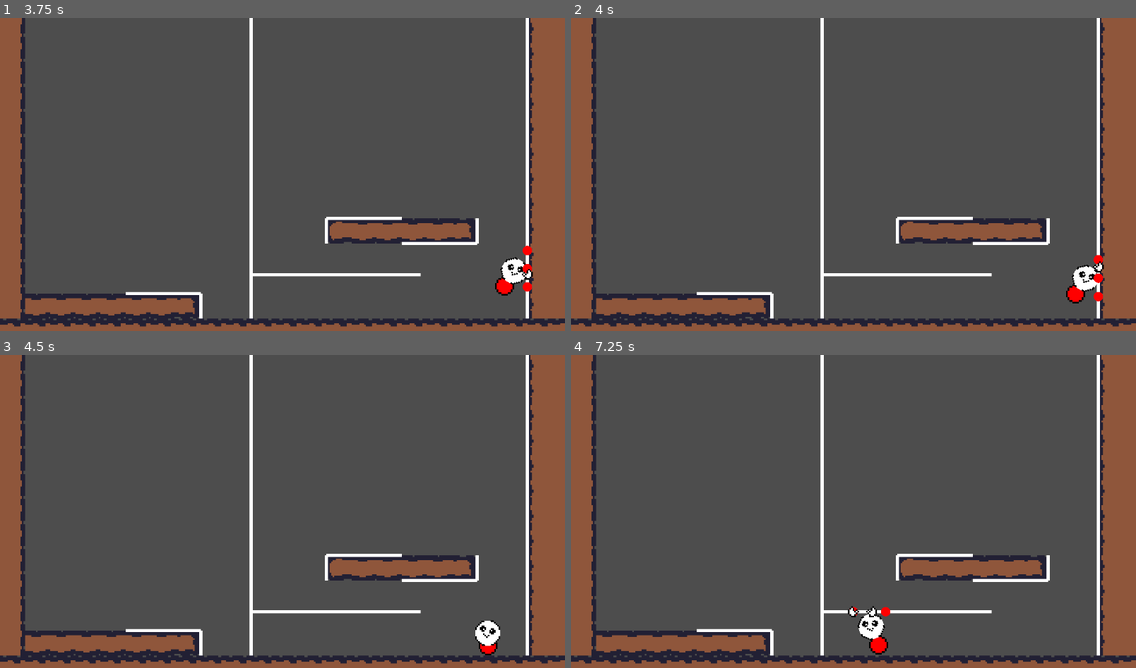
Above: before the commit, frames 1-4 (two rows, left to right).
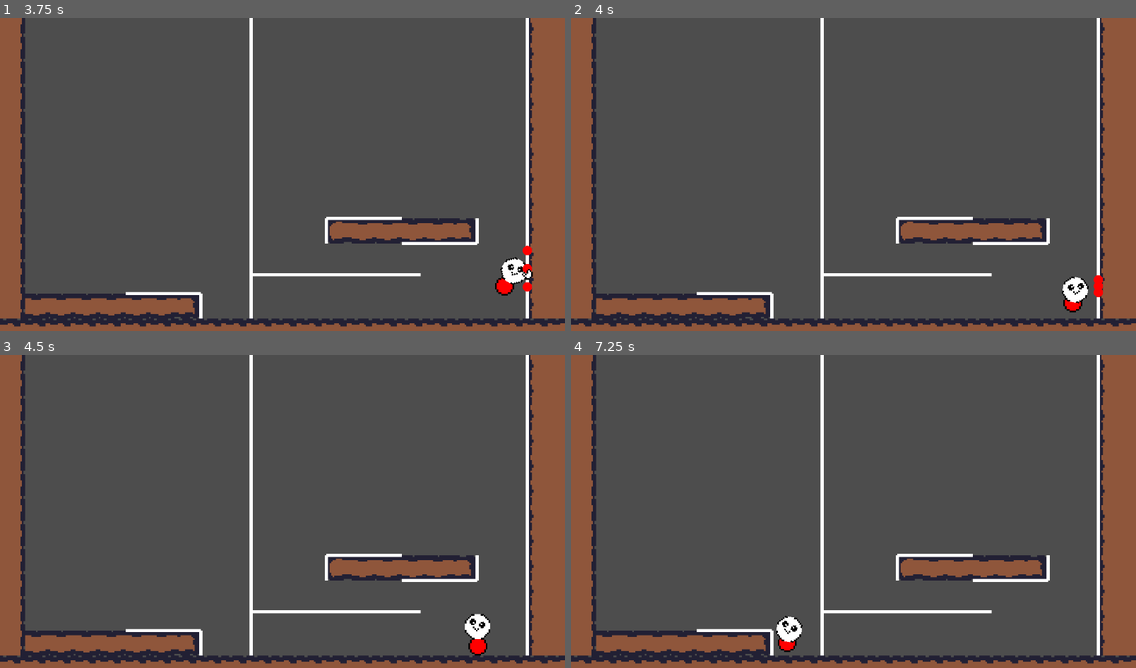
Above: after the commit, the same moments.

Repository: Victor-Boone/climbclimb
Game: Godot game, scene res://scenes/main.tscn
Two runs of this game, one before a commit and one after it. Both use one fixed random seed, a clock stepped at 60 frames per second and the inputs below.
Inputs:
- Up to frame 1 (3.75 s): hold Shift (climb) 0.53-1.28 s; hold D (move_right) 0.53-2.03 s; tap Space (jump) at 0.77, 1.52, 3.02, 3.5 s; tap Enter at 1.25 s; tap Shift (climb) at 1.35, 2.85 s; hold A (move_left) 2.03-2.78 s; hold Shift (climb) 2.03-2.78 s; hold D (move_right) from 2.78 s (still down); hold Shift (climb) from 3.53 s (still down)
- Up to frame 2 (4 s): keep holding D (move_right); keep holding Shift (climb); tap Space (jump) at 3.77 s
- Up to frame 3 (4.5 s): release D (move_right) at 4.28 s; release Shift (climb) at 4.28 s; hold A (move_left) from 4.28 s (still down); tap Shift (climb) at 4.35 s
- Up to frame 4 (7.25 s): tap Space (jump) at 4.52, 6.02, 6.77 s; release A (move_left) at 5.03 s; hold D (move_right) 5.03-5.78 s; hold Shift (climb) 5.03-5.78 s; hold A (move_left) from 5.78 s (still down); tap Shift (climb) at 5.85 s; hold Shift (climb) from 6.53 s (still down)

Frame 1 is identical in both runs. In frame 2, 0.7% of the frame differs, in the area x 86-95%, y 75-95%; in frame 3, 0.6%; in frame 4, 1.0%, in the area x 36-57%, y 80-96%.

Commit message:
Setup throw timer to zero when player release climbing button

Diff:
--- a/scripts/slimecat.gd
+++ b/scripts/slimecat.gd
@@ -3,7 +3,7 @@
 
 @export var FLY_MODE: bool = false
 var throw_timer: float = 0.0
-@export var THROW_DELAY: float = 0.1
+@export var THROW_DELAY: float = 0.3
 
 # Movement related variables
 # - WALK_SPEED : Top speed while walking
@@ -274,6 +274,8 @@
 	if not is_climbing() or throw_timer > 0.0:
 		hand_grip[RIGHT]["load"] = 0.0
 		hand_grip[LEFT ]["load"] = 0.0
+		if not is_climbing() :
+			throw_timer = 0.0
 	elif total_hand_load() == 0.0:
 		var points: Array[Vector2] = get_gripping_points()
 		for grip_point in choose_grip_point(points): # haha HACKY
